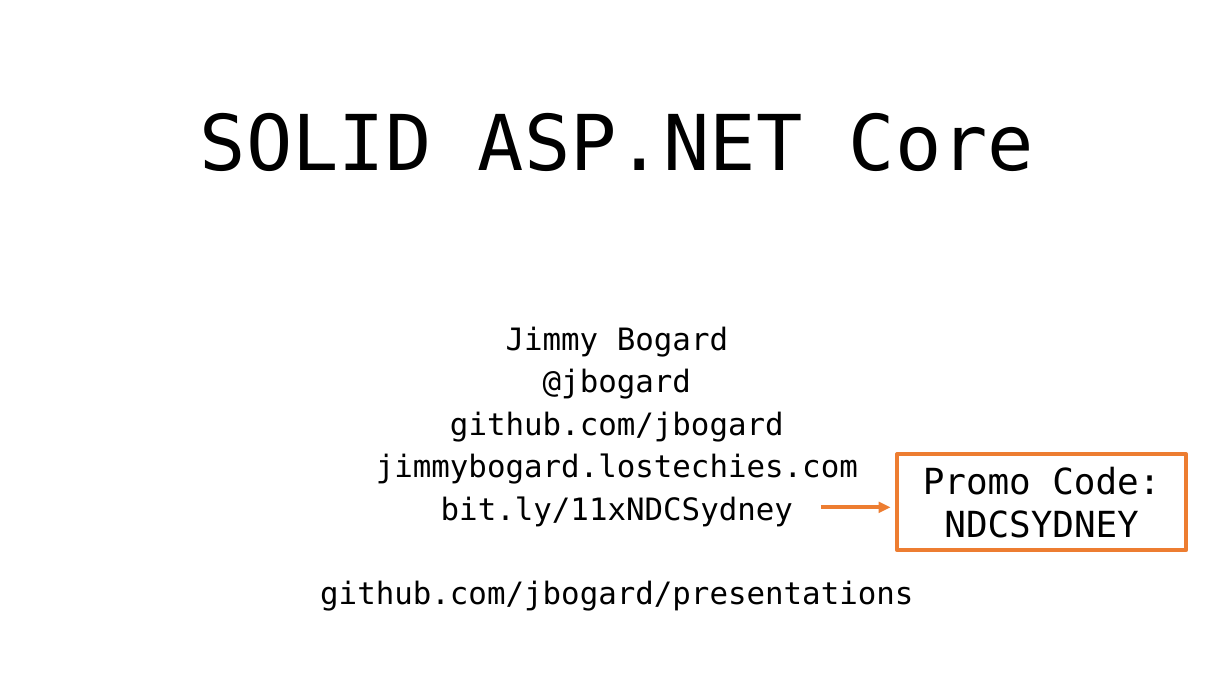
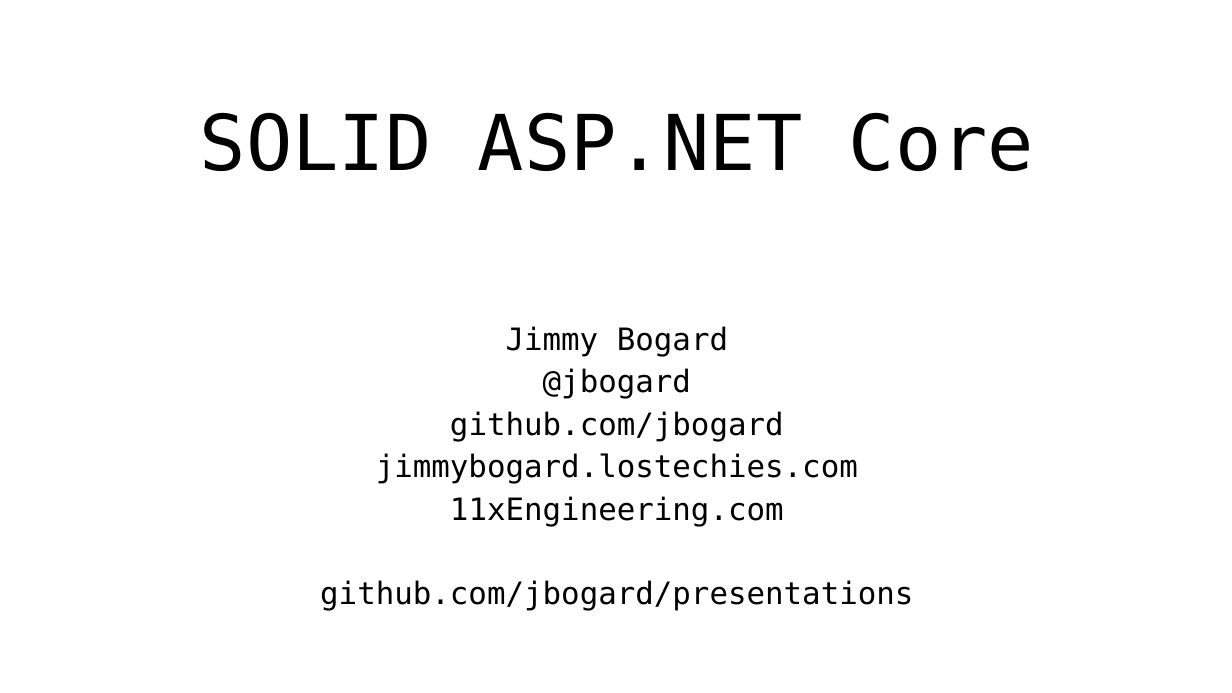
Before and after one commit to jbogard/presentations, a slide deck: slide 4 of SolidASPNETCore/SolidASPNETCore.pptx. Drawn at 1232x693 pixels with LibreOffice and Linux fonts; fonts in the diff are those of the drawing. Boxes give left, top, right and bottom in pixels: in the first picture for what was removed or moved away, otherwise in the second. Text is boxed around its words. In the diff, an @@ line names an element or a change of style, - is before the commit and + after.

Commit message:
Updated talk

```diff
--- a/SolidASPNETCore/SolidASPNETCore.pptx
+++ b/SolidASPNETCore/SolidASPNETCore.pptx
@@ rectangle removed at (897, 454, 1186, 550) @@
-Promo Code:
-NDCSYDNEY
@@ subtitle at (450, 496, 784, 527): text changed @@
-bit.ly/11xNDCSydney
+11xEngineering.com
@@ arrow removed from (822, 507) to (891, 507) @@
```
Also in this commit, not shown: 1 other file.
